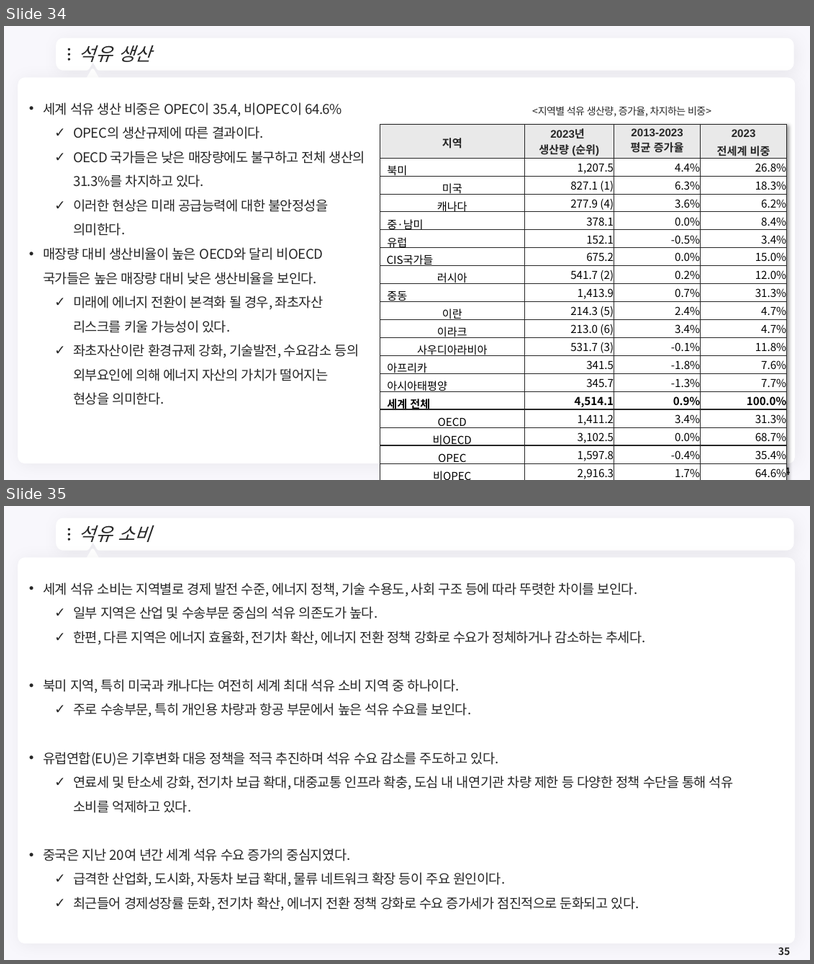
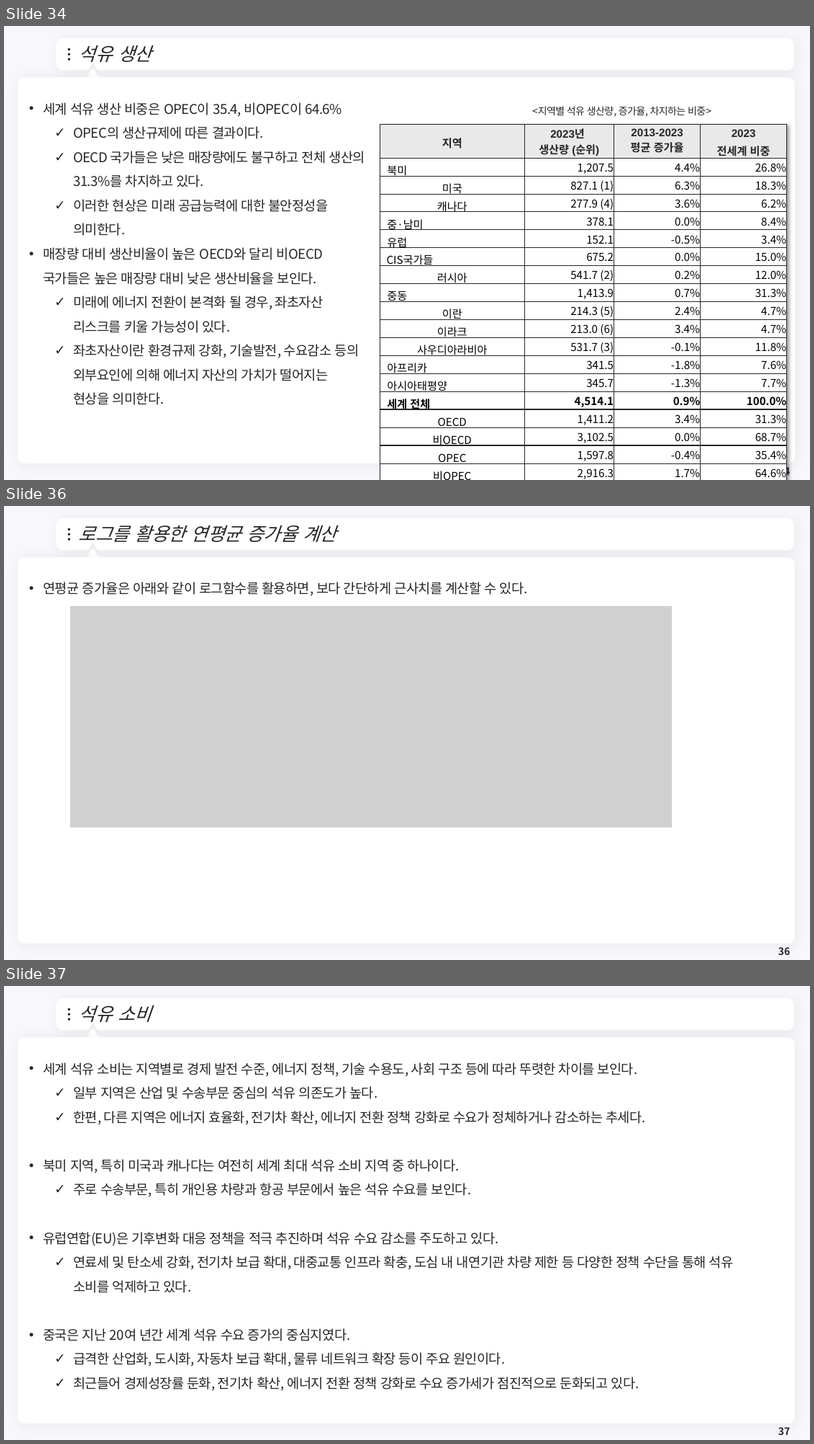
Before and after one commit to meandthey/Teaching, a slide deck: 에너지경제학/자원에너지경제학_Chapter_3 (석유).pptx. Shown one above the other, each under a label of ours: slides 34 and 35 before the commit, slides 34, 36 and 37 after it; the slides between them are not shown. The pictures are 814x964 and 814x1444 pixels, drawn with LibreOffice and Linux fonts; fonts in the diff are those of the drawing; grey boxes stand for pictures; background and template pictures are left out. Boxes give left, top, right and bottom in pixels: in the first picture for what was removed or moved away, otherwise in the second. Text is boxed around its words. In the diff, an @@ line names an element or a change of style, - is before the commit and + after.

```diff
--- a/에너지경제학/자원에너지경제학_Chapter_3 (석유).pptx
+++ b/에너지경제학/자원에너지경제학_Chapter_3 (석유).pptx
@@ slide 36 added at <box>4,506,810,960</box>, background #F8F7FC; not listed: 7 template elements that a slide beside it also shows @@
@@ title added at <box>79,525,337,542</box>, 22 pt, text #262626, italic @@
+로그를 활용한 연평균 증가율 계산
@@ text added at <box>43,582,528,596</box>, 16 pt, text #262626 @@
+• 연평균 증가율은 아래와 같이 로그함수를 활용하면, 보다 간단하게 근사치를 계산할 수 있다.
@@ picture added at <box>70,606,672,827</box> @@
@@ page number added at <box>779,947,790,955</box>, 12 pt, text #262626, bold @@
+36
@@ what was slide 35 is now slide 37 @@
@@ page number at <box>779,1427,790,1435</box>: text changed @@
-35
+37
```
Also in this commit, not shown: 1 slide changed, 2 other slides added, 1 other file.
